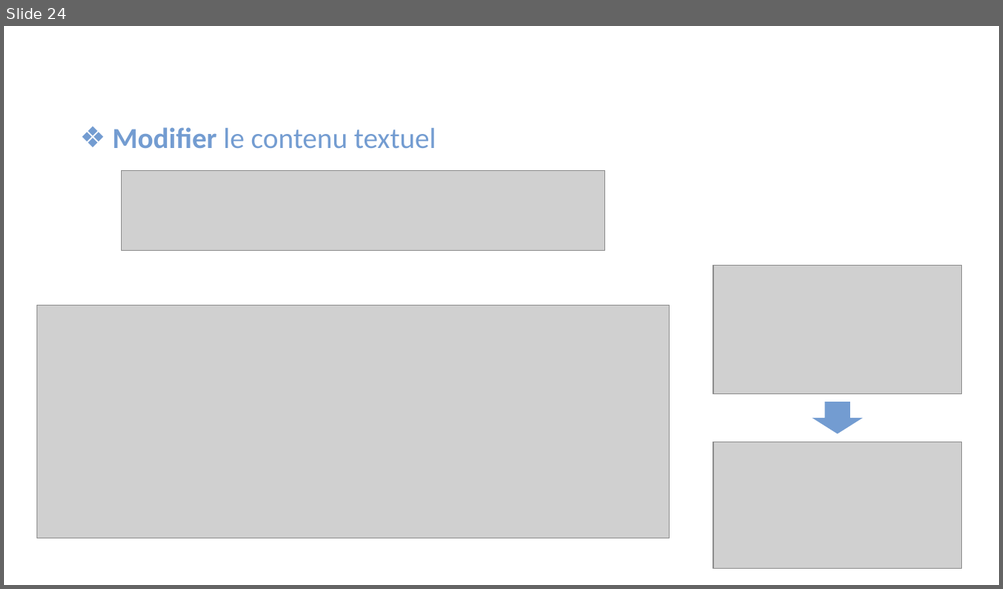
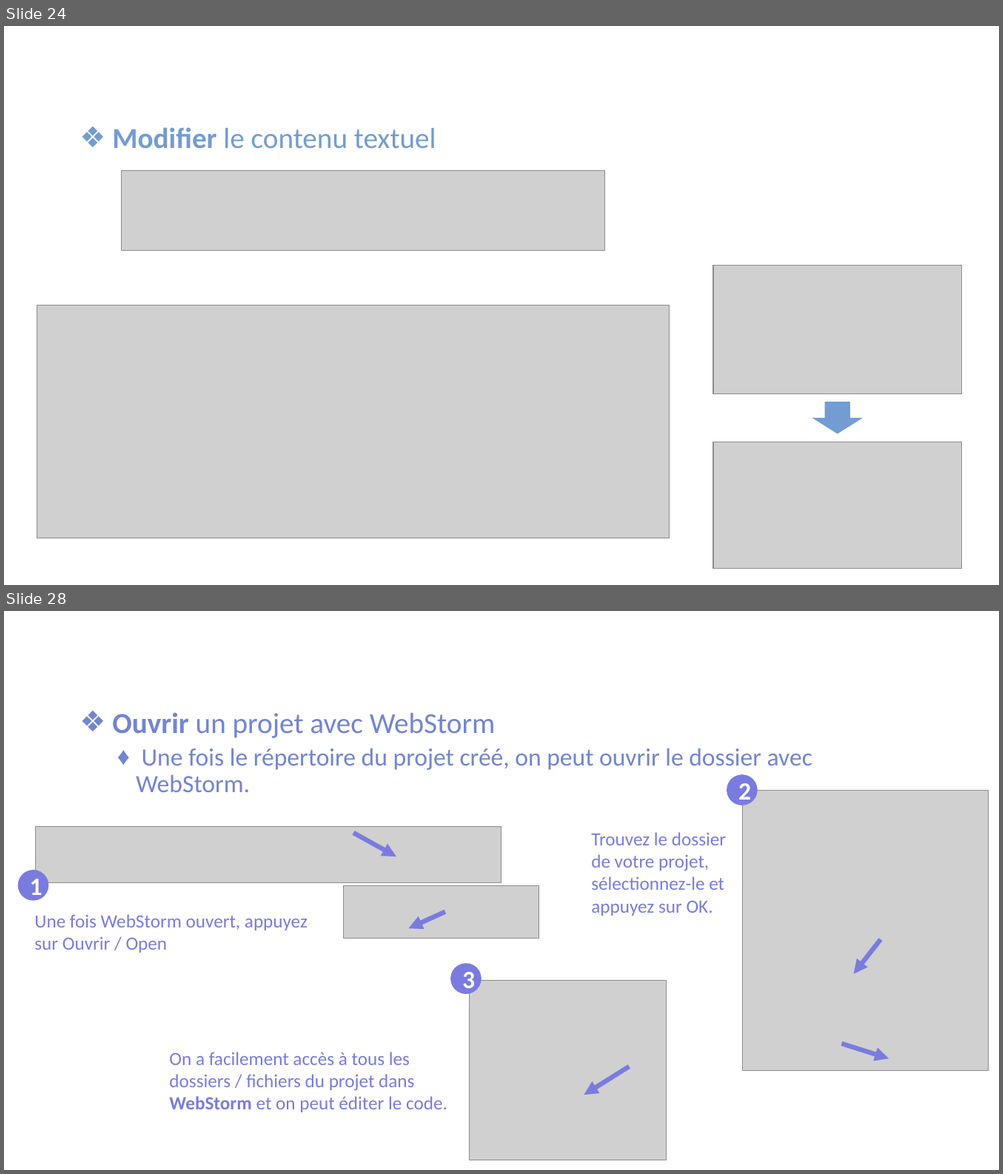
Before and after one commit to mathieudupont/A22-905, a slide deck: semaine_02/420905_semaine2.pptx. Shown one above the other, each under a label of ours: slide 24 before the commit, slides 24 and 28 after it; the slides between them are not shown. The pictures are 1003x589 and 1003x1174 pixels, drawn with LibreOffice and Linux fonts; fonts in the diff are those of the drawing; grey boxes stand for pictures; background and template pictures are left out. Boxes give left, top, right and bottom in pixels: in the first picture for what was removed or moved away, otherwise in the second. Text is boxed around its words. In the diff, an @@ line names an element or a change of style, - is before the commit and + after.

```diff
--- a/semaine_02/420905_semaine2.pptx
+++ b/semaine_02/420905_semaine2.pptx
@@ slide 28 added at box(4, 611, 999, 1170), background #FFFFFF @@
@@ text added at box(112, 712, 812, 792), 24 pt, text #7385D1 @@
+❖ Ouvrir un projet avec WebStorm
+  ♦ Une fois le répertoire du projet créé, on peut ouvrir le dossier avec WebStorm.
@@ title added at box(370, 713, 495, 733), 24 pt, text #FFFFFF, bold @@
+Webstorm
@@ ellipse added at box(726, 775, 757, 805), fill #797CDE, 24 pt, text #FFFFFF, bold @@
+2
@@ picture added at box(742, 790, 988, 1071) @@
@@ picture added at box(35, 826, 502, 883) @@
@@ text added at box(591, 832, 726, 916), 18 pt, text #797CDE @@
+Trouvez le dossier de votre projet, sélectionnez-le et appuyez sur OK.
@@ arrow added from (353, 833) to (396, 857), #797CDE 4.5 pt @@
@@ ellipse added at box(18, 870, 48, 900), fill #797CDE, 24 pt, text #FFFFFF, bold @@
+1
@@ picture added at box(344, 886, 539, 939) @@
@@ text added at box(34, 914, 307, 953), 18 pt, text #797CDE @@
+Une fois WebStorm ouvert, appuyez sur Ouvrir / Open
@@ arrow added from (445, 912) to (408, 929), #797CDE 4.5 pt @@
@@ arrow added from (881, 940) to (854, 974), #797CDE 4.5 pt @@
@@ ellipse added at box(450, 964, 481, 994), fill #797CDE, 24 pt, text #FFFFFF, bold @@
+3
@@ picture added at box(469, 981, 666, 1161) @@
@@ text added at box(169, 1052, 447, 1113), 18 pt, text #797CDE @@
+On a facilement accès à tous les dossiers / fichiers du projet dans WebStorm et on peut éditer le code.
@@ arrow added from (842, 1044) to (889, 1059), #797CDE 4.5 pt @@
@@ arrow added from (629, 1067) to (583, 1095), #797CDE 4.5 pt @@
```
Also in this commit, not shown: 3 slides changed, 2 other files.
